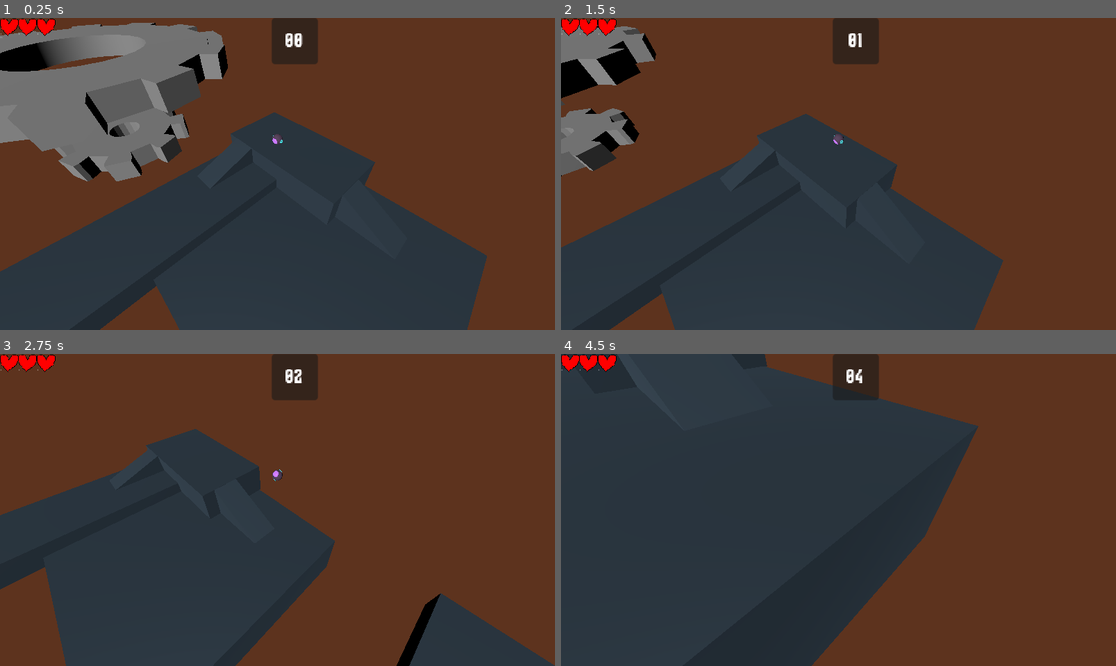
Above: before the commit, frames 1-4 (two rows, left to right).
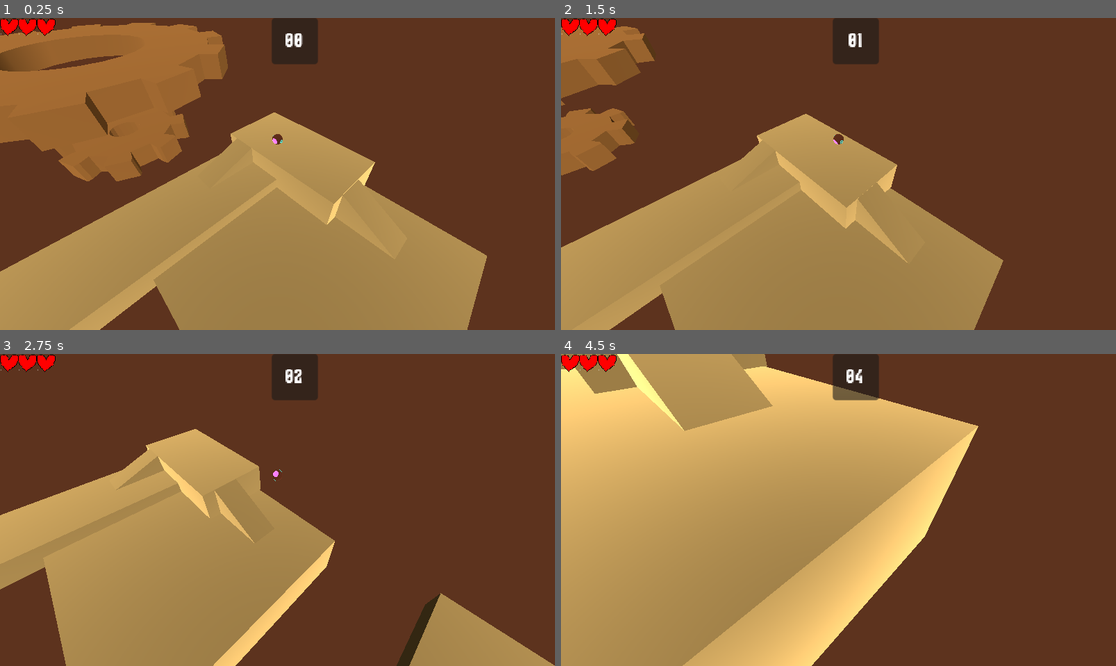
Above: after the commit, the same moments.

Repository: leon-arndt/InnoEngineJam2023
Game: Godot game, scene res://main.tscn
Same seed, same stepped clock (60 frames per second), same inputs: the game is played once before the commit and once after it.
Inputs:
- Up to frame 1 (0.25 s): no input
- Up to frame 2 (1.5 s): tap Enter at 0.5 s; hold Right (move_right) 0.53-1.28 s; hold Down (move_backward) from 1.28 s (still down)
- Up to frame 3 (2.75 s): release Down (move_backward) at 2.03 s; hold Right (move_right) from 2.03 s (still down)
- Up to frame 4 (4.5 s): release Right (move_right) at 2.78 s; hold Up (move_forward) 2.78-3.53 s; hold Left (move_left) from 3.53 s (still down)

The runs differ from the first frame. In frame 1, 53% of the frame differs, in the area x 0-88%, y 1-100%; in frame 2, 41%; in frame 3, 34%; in frame 4, 60%, in the area x 0-76%, y 0-100%.

Commit message:
make game browner (lighting)

Diff:
--- a/main.tscn
+++ b/main.tscn
@@ -19,6 +19,12 @@
 
 [node name="DirectionalLight3D" type="DirectionalLight3D" parent="."]
 transform = Transform3D(0.917481, 0.139438, 0.372541, -0.341704, 0.755724, 0.558677, -0.203637, -0.639873, 0.741009, 0, 0, 0)
+light_color = Color(1, 0.662745, 0.32549, 1)
+light_indirect_energy = 0.0
+light_volumetric_fog_energy = 0.0
+light_angular_distance = 82.86
+shadow_bias = 9.801
+shadow_blur = 10.0
 
 [node name="Enemy" parent="." instance=ExtResource("4_mh3x5")]
 transform = Transform3D(1, 0, 0, 0, 1, 0, 0, 0, 1, 58.4361, 0.918661, 3.30574)
